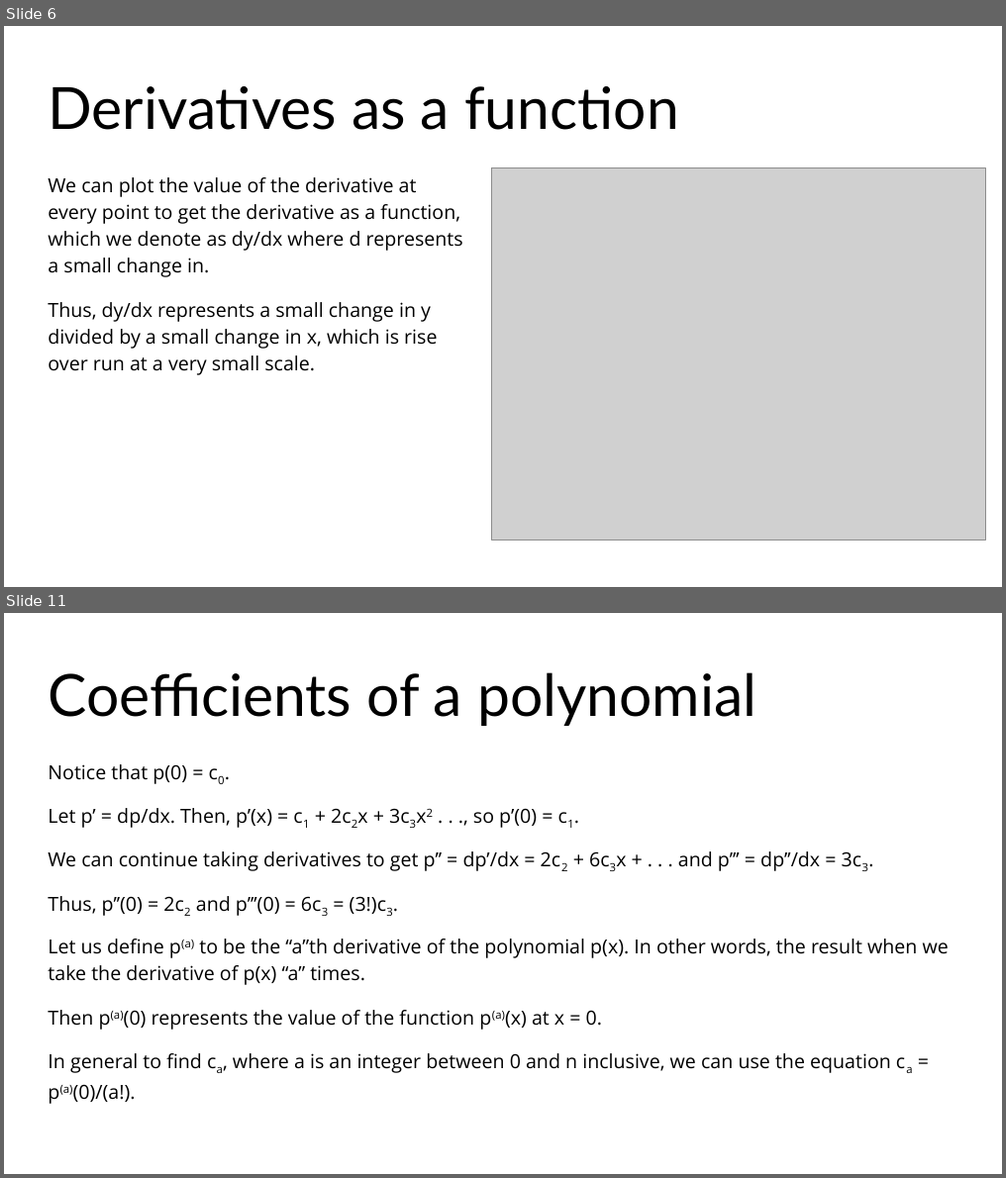
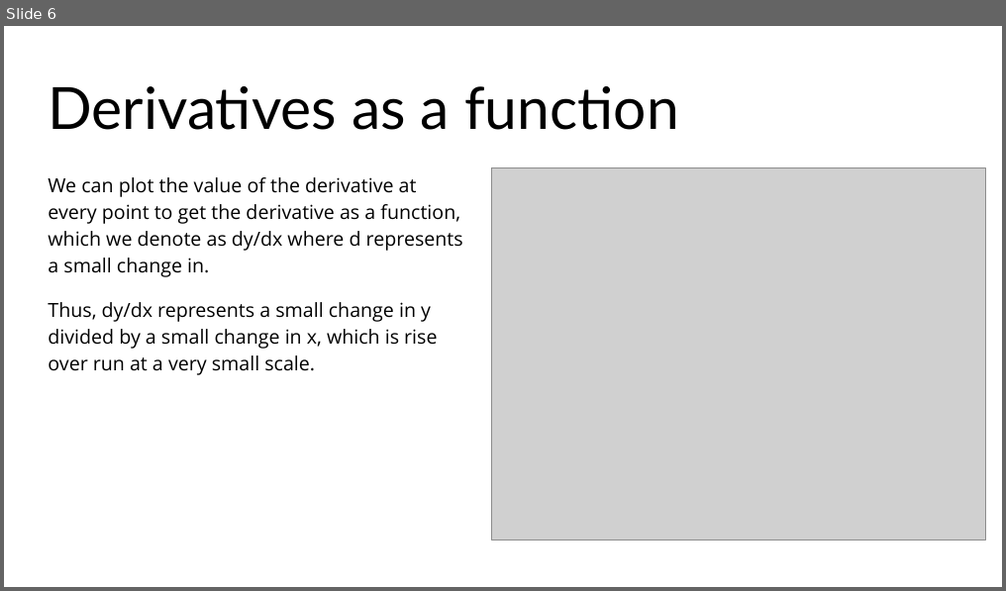
Before and after one commit to Sparks29032/Applied-Math-Website, a slide deck: docs/resources/slides/Survey of Calculus.pptx. Shown one above the other, each under a label of ours: slides 6 and 11 before the commit, slide 6 after it; the slides between them are not shown. The pictures are 1006x1178 and 1006x591 pixels, drawn with LibreOffice and Linux fonts; fonts in the diff are those of the drawing; grey boxes stand for pictures. Boxes give left, top, right and bottom in pixels: in the first picture for what was removed or moved away, otherwise in the second. Text is boxed around its words. In the diff, an @@ line names an element or a change of style, - is before the commit and + after.

```diff
--- a/docs/resources/slides/Survey of Calculus.pptx
+++ b/docs/resources/slides/Survey of Calculus.pptx
@@ slide 11 removed at (x1=4, y1=613, x2=1002, y2=1174), background #FFFFFF @@
@@ title removed at (x1=48, y1=672, x2=756, y2=726) @@
-Coefficients of a polynomial
@@ text removed at (x1=48, y1=764, x2=187, y2=784) @@
-Notice that p(0) = c0.
@@ text removed at (x1=48, y1=808, x2=537, y2=828) @@
-Let p’ = dp/dx. Then, p’(x) = c1 + 2c2x + 3c3x2 . . ., so p’(0) = c1.
@@ text removed at (x1=48, y1=852, x2=820, y2=871) @@
-We can continue taking derivatives to get p’’ = dp’/dx = 2c2 + 6c3x + . . . and p’’’ = dp’’/dx = 3c3.
@@ text removed at (x1=48, y1=896, x2=328, y2=916) @@
-Thus, p’’(0) = 2c2 and p’’’(0) = 6c3 = (3!)c3.
@@ text removed at (x1=48, y1=939, x2=948, y2=985) @@
-Let us define p(a) to be the “a”th derivative of the polynomial p(x). In other words, the result when we take the derivative of p(x) “a” times.
@@ text removed at (x1=48, y1=1010, x2=602, y2=1030) @@
-Then p(a)(0) represents the value of the function p(a)(x) at x = 0.
@@ text removed at (x1=48, y1=1054, x2=891, y2=1104) @@
-In general to find ca, where a is an integer between 0 and n inclusive, we can use the equation ca = p(a)(0)/(a!).
```
Also in this commit, not shown: 2 slides changed, 7 slides added, 5 other slides removed, 2 other files.
